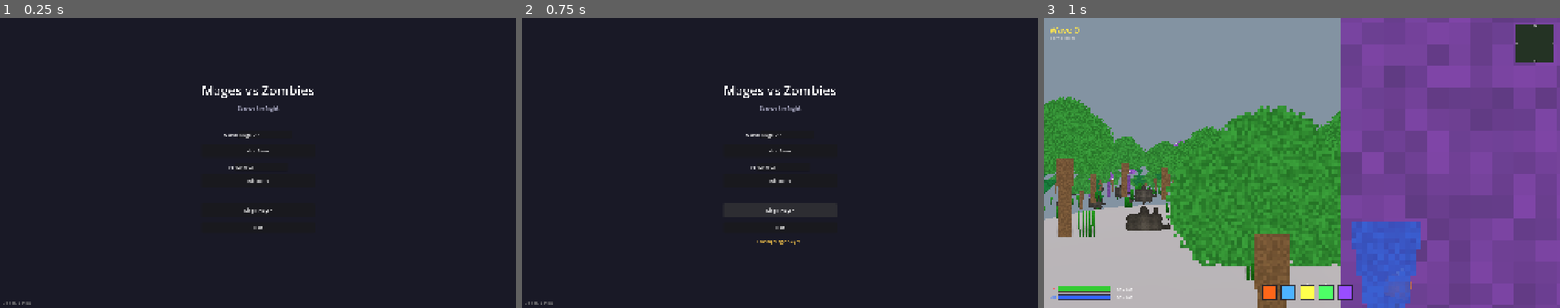
Above: before the commit, frames 1-3 (left to right).
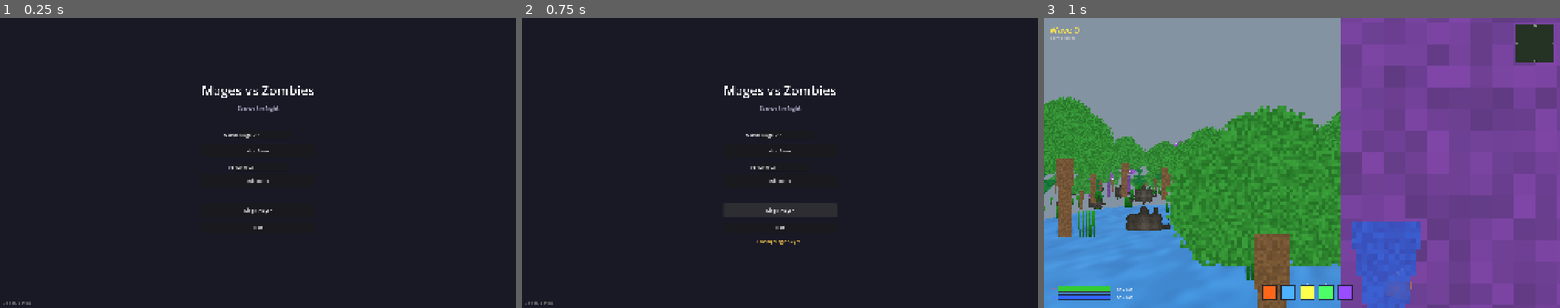
Above: after the commit, the same moments.

Repository: ruapotato/Mages-vs-Zombies
Game: Godot game, scene res://scenes/ui/main_menu.tscn
Same seed, same stepped clock (60 frames per second), same inputs: the game is played once before the commit and once after it.
Inputs:
- Up to frame 1 (0.25 s): no input
- Up to frame 2 (0.75 s): click "Single Player" at 0.5 s
- Up to frame 3 (1 s): no input

Frames 1-2 are identical in both runs. In frame 3, 11% of the frame differs, in the area x 0-58%, y 64-100%.

Commit message:
Implement biome texture system like Hamberg for perfect terrain coloring
This follows the exact same approach as Hamberg:
- terrain_world.gd generates a 256x256 biome texture that follows the player
- Texture encodes biome data in RGB: R=primary, G=secondary, B=blend weight
- Texture is regenerated when player moves >64 world units
- Shader samples from texture for perfect alignment with GDScript biome boundaries

The shader now:
- Uses biome_texture uniform sampled at world XZ position
- Decodes primary/secondary biome indices from R/G channels
- Blends between biomes using B channel weight
- Falls back to valley biome outside texture bounds

This ensures terrain colors match biome boundaries exactly, since both use
the same FastNoiseLite-based biome calculation in GDScript.

🤖 Generated with [Claude Code](https://claude.com/claude-code)

Co-Authored-By: Claude Opus 4.5 <noreply@anthropic.com>

Diff:
--- a/scripts/terrain/terrain_world.gd
+++ b/scripts/terrain/terrain_world.gd
@@ -28,6 +28,15 @@
 
 # LOD distances (in chunks from player)
 const LOD_DISTANCES: Array = [4, 8, 12]  # Increased LOD distances
+
+# Biome texture system - follows the player for perfect shader alignment
+const BIOME_TEXTURE_SIZE: int = 256  # Pixels (256x256 texture)
+const BIOME_TEXTURE_WORLD_SIZE: float = 512.0  # World units covered by texture
+const BIOME_TEXTURE_UPDATE_THRESHOLD: float = 64.0  # Regenerate when player moves this far
+
+var biome_texture: ImageTexture = null
+var biome_texture_center: Vector2 = Vector2.ZERO
+var biome_texture_last_update_pos: Vector2 = Vector2.ZERO
 
 # State
 var is_initialized: bool = false
@@ -81,6 +90,7 @@
 		var mat = ShaderMaterial.new()
 		mat.shader = shader
 		mat.set_shader_parameter("world_seed", world_seed)
+		mat.set_shader_parameter("biome_texture_size", BIOME_TEXTURE_WORLD_SIZE)
 		terrain_material = mat
 		print("[TerrainWorld] Using terrain shader material (seed: %d)" % world_seed)
 	else:
@@ -92,6 +102,75 @@
 		print("[TerrainWorld] Using fallback terrain material")
 
 
+## Generate biome texture centered at a world position
+## Stores blend information: R=primary biome, G=secondary biome, B=blend weight
+func _generate_biome_texture(center: Vector2) -> void:
+	if not biome_generator:
+		return
+
+	# Create image to store biome blend info (RGB format)
+	var image := Image.create(BIOME_TEXTURE_SIZE, BIOME_TEXTURE_SIZE, false, Image.FORMAT_RGB8)
+
+	# Calculate world units per pixel
+	var units_per_pixel := BIOME_TEXTURE_WORLD_SIZE / float(BIOME_TEXTURE_SIZE)
+
+	# Calculate starting corner
+	var start_x := center.x - (BIOME_TEXTURE_WORLD_SIZE * 0.5)
+	var start_z := center.y - (BIOME_TEXTURE_WORLD_SIZE * 0.5)
+
+	# Sample biome at each pixel
+	for py in BIOME_TEXTURE_SIZE:
+		for px in BIOME_TEXTURE_SIZE:
+			var world_x := start_x + (px * units_per_pixel)
+			var world_z := start_z + (py * units_per_pixel)
+			var world_pos := Vector2(world_x, world_z)
+
+			# Get blend weights for smooth transitions
+			var blend_weights: Array = biome_generator._get_biome_blend_weights(world_pos)
+
+			# Extract primary and secondary biome with blend weight
+			var primary_idx: int = 0
+			var secondary_idx: int = 0
+			var blend_weight: float = 0.0
+
+			if blend_weights.size() >= 1 and blend_weights[0] is Array and blend_weights[0].size() >= 2:
+				primary_idx = blend_weights[0][0]
+			if blend_weights.size() >= 2 and blend_weights[1] is Array and blend_weights[1].size() >= 2:
+				secondary_idx = blend_weights[1][0]
+				blend_weight = blend_weights[1][1]  # Weight of secondary biome
+
+			# Store in RGB: R=primary (0-6 -> 0-0.857), G=secondary, B=blend weight
+			var r := float(primary_idx) / 7.0
+			var g := float(secondary_idx) / 7.0
+			var b := blend_weight
+			image.set_pixel(px, py, Color(r, g, b, 1.0))
+
+	# Create or update texture
+	if biome_texture == null:
+		biome_texture = ImageTexture.create_from_image(image)
+	else:
+		biome_texture.update(image)
+
+	biome_texture_center = center
+	biome_texture_last_update_pos = center
+
+	# Update shader parameters
+	if terrain_material is ShaderMaterial:
+		var shader_mat: ShaderMaterial = terrain_material as ShaderMaterial
+		shader_mat.set_shader_parameter("biome_texture", biome_texture)
+		shader_mat.set_shader_parameter("biome_texture_center", biome_texture_center)
+
+
+## Update biome texture if player has moved far enough
+func _update_biome_texture_for_player(player_pos: Vector3) -> void:
+	var player_xz := Vector2(player_pos.x, player_pos.z)
+	var distance_moved := player_xz.distance_to(biome_texture_last_update_pos)
+
+	# Regenerate texture if player moved far enough
+	if biome_texture == null or distance_moved > BIOME_TEXTURE_UPDATE_THRESHOLD:
+		_generate_biome_texture(player_xz)
+
+
 func _process(delta: float) -> void:
 	if not is_initialized:
 		return
@@ -112,10 +191,11 @@
 	# Apply completed mesh results on main thread
 	_apply_completed_meshes()
 
-	# Update chunks around players
+	# Update chunks around players and biome texture
 	for player in tracked_players:
 		if is_instance_valid(player):
 			_update_chunks_around_position(player.global_position)
+			_update_biome_texture_for_player(player.global_position)
 
 
 ## Add a player to track for chunk loading
--- a/shaders/terrain_material.gdshader
+++ b/shaders/terrain_material.gdshader
@@ -1,21 +1,19 @@
 shader_type spatial;
 
 // Terrain shader with biome-based colors and slope detection
-// Biome is calculated from world position using noise that matches GDScript FastNoiseLite
-
-// World seed for biome calculation
+// Uses dynamic biome texture that follows the player for perfect alignment
+// The texture is generated by GDScript using FastNoiseLite and updated as player moves
+
 uniform int world_seed = 12345;
 
 // Slope thresholds
 uniform float slope_rock_start : hint_range(0.0, 1.0) = 0.6;
 uniform float slope_rock_full : hint_range(0.0, 1.0) = 0.8;
 
-// Zone radii for biome difficulty - MUST match terrain_biome_generator.gd
-const float SPAWN_VALLEY_RADIUS = 25.0;
-const float SAFE_ZONE_RADIUS = 1250.0;
-const float MID_ZONE_RADIUS = 2500.0;
-const float DANGER_ZONE_RADIUS = 3750.0;
-const float EXTREME_ZONE_RADIUS = 5000.0;
+// Dynamic biome texture system - follows the player
+uniform sampler2D biome_texture : hint_default_black, filter_linear, repeat_disable;
+uniform vec2 biome_texture_center = vec2(0.0, 0.0);  // World position of texture center
+uniform float biome_texture_size = 512.0;  // World units covered by the texture
 
 // ========== BIOME COLORS (Fantasy bright colors - matching Hamberg) ==========
 
@@ -53,57 +51,6 @@
 const vec3 HELL_GROUND = vec3(0.9, 0.2, 0.1);
 const vec3 HELL_GROUND_DARK = vec3(0.7, 0.1, 0.05);
 const vec3 HELL_ROCK = vec3(0.3, 0.12, 0.08);
-
-// ========== NOISE FUNCTIONS ==========
-// These approximate FastNoiseLite Simplex Smooth with FBM
-
-// Permutation table for gradient noise
-vec3 mod289(vec3 x) { return x - floor(x * (1.0 / 289.0)) * 289.0; }
-vec4 mod289(vec4 x) { return x - floor(x * (1.0 / 289.0)) * 289.0; }
-vec4 permute(vec4 x) { return mod289(((x * 34.0) + 1.0) * x); }
-vec4 taylorInvSqrt(vec4 r) { return 1.79284291400159 - 0.85373472095314 * r; }
-
-// Simplex 2D noise - close approximation to FastNoiseLite TYPE_SIMPLEX_SMOOTH
-float simplex2D(vec2 v) {
-	const vec4 C = vec4(0.211324865405187, 0.366025403784439,
-					   -0.577350269189626, 0.024390243902439);
-	vec2 i = floor(v + dot(v, C.yy));
-	vec2 x0 = v - i + dot(i, C.xx);
-	vec2 i1;
-	i1 = (x0.x > x0.y) ? vec2(1.0, 0.0) : vec2(0.0, 1.0);
-	vec4 x12 = x0.xyxy + C.xxzz;
-	x12.xy -= i1;
-	i = mod289(vec3(i, 0.0)).xy;
-	vec3 p = permute(permute(i.y + vec3(0.0, i1.y, 1.0)) + i.x + vec3(0.0, i1.x, 1.0));
-	vec3 m = max(0.5 - vec3(dot(x0, x0), dot(x12.xy, x12.xy), dot(x12.zw, x12.zw)), 0.0);
-	m = m * m;
-	m = m * m;
-	vec3 x = 2.0 * fract(p * C.www) - 1.0;
-	vec3 h = abs(x) - 0.5;
-	vec3 ox = floor(x + 0.5);
-	vec3 a0 = x - ox;
-	m *= 1.79284291400159 - 0.85373472095314 * (a0 * a0 + h * h);
-	vec3 g;
-	g.x = a0.x * x0.x + h.x * x0.y;
-	g.yz = a0.yz * x12.xz + h.yz * x12.yw;
-	return 130.0 * dot(m, g);
-}
-
-// FBM (Fractal Brownian Motion) - matches FastNoiseLite FBM with 3 octaves
-float fbm3(vec2 p, float seed) {
-	float value = 0.0;
-	float amplitude = 1.0;
-	float frequency = 1.0;
-	float lacunarity = 2.0;
-	float gain = 0.5;
-
-	for (int i = 0; i < 3; i++) {
-		value += amplitude * simplex2D(p * frequency + seed);
-		amplitude *= gain;
-		frequency *= lacunarity;
-	}
-	return value;
-}
 
 // Simple hash for color variation
 float hash(vec2 p) {
@@ -124,121 +71,75 @@
 	return mix(mix(a, b, f.x), mix(c, d, f.x), f.y);
 }
 
-// ========== BIOME CALCULATION - Matches terrain_biome_generator.gd exactly ==========
-
-int get_biome_at_position(vec2 world_xz, float seed) {
-	float distance = length(world_xz);
-
-	// Force valley near spawn - MUST match GDScript
-	if (distance < SPAWN_VALLEY_RADIUS) {
-		return 0;
+// Get grass color for biome index
+vec3 get_biome_grass_color(int biome) {
+	if (biome == 0) return VALLEY_GRASS;
+	else if (biome == 1) return FOREST_GRASS;
+	else if (biome == 2) return SWAMP_GRASS;
+	else if (biome == 3) return MOUNTAIN_GRASS;
+	else if (biome == 4) return DESERT_SAND;
+	else if (biome == 5) return WIZARD_GRASS;
+	else if (biome == 6) return HELL_GROUND;
+	return VALLEY_GRASS;
+}
+
+// Get grass dark color for biome index
+vec3 get_biome_grass_dark_color(int biome) {
+	if (biome == 0) return VALLEY_GRASS_DARK;
+	else if (biome == 1) return FOREST_GRASS_DARK;
+	else if (biome == 2) return SWAMP_GRASS_DARK;
+	else if (biome == 3) return MOUNTAIN_GRASS_DARK;
+	else if (biome == 4) return DESERT_SAND_DARK;
+	else if (biome == 5) return WIZARD_GRASS_DARK;
+	else if (biome == 6) return HELL_GROUND_DARK;
+	return VALLEY_GRASS_DARK;
+}
+
+// Get rock color for biome index
+vec3 get_biome_rock_color(int biome) {
+	if (biome == 0) return VALLEY_ROCK;
+	else if (biome == 1) return FOREST_ROCK;
+	else if (biome == 2) return SWAMP_ROCK;
+	else if (biome == 3) return MOUNTAIN_ROCK;
+	else if (biome == 4) return DESERT_ROCK;
+	else if (biome == 5) return WIZARD_ROCK;
+	else if (biome == 6) return HELL_ROCK;
+	return VALLEY_ROCK;
+}
+
+// Biome blend info structure
+struct BiomeBlendInfo {
+	int primary_biome;
+	int secondary_biome;
+	float blend_weight;
+	bool valid;
+};
+
+// Sample biome blend info from dynamic texture (follows player, generated by GDScript)
+BiomeBlendInfo sample_biome_blend_from_texture(vec2 xz_pos) {
+	BiomeBlendInfo info;
+	info.valid = false;
+	info.primary_biome = 0;
+	info.secondary_biome = 0;
+	info.blend_weight = 0.0;
+
+	// Calculate UV coordinates relative to texture center
+	vec2 offset = xz_pos - biome_texture_center;
+	vec2 uv = (offset / biome_texture_size) + 0.5;  // 0-1 range, centered
+
+	// Clamp to texture bounds - outside the texture, fall back to default
+	if (uv.x < 0.0 || uv.x > 1.0 || uv.y < 0.0 || uv.y > 1.0) {
+		return info;  // Signal to use fallback
 	}
 
-	// Domain warping for organic shapes - matches biome_warp_x/z in GDScript
-	// GDScript uses frequency 0.002, TYPE_PERLIN, 2 octaves
-	float warp_strength = 200.0;
-	float warp_freq = 0.002;
-	float warp_x = simplex2D(world_xz * warp_freq + seed + 200.0) * warp_strength;
-	float warp_z = simplex2D(world_xz * warp_freq + seed + 201.0) * warp_strength;
-
-	vec2 warped_pos = world_xz + vec2(warp_x, warp_z);
-
-	// Sample biome noise - matches biome_noise in GDScript
-	// GDScript uses frequency 0.0032, TYPE_SIMPLEX_SMOOTH, FBM 3 octaves
-	float biome_freq = 0.0032;
-	float biome_value = fbm3(warped_pos * biome_freq, seed + 100.0);
-
-	// Sample scale noise - matches biome_scale_noise in GDScript
-	// GDScript uses frequency 0.004, TYPE_SIMPLEX, 2 octaves
-	float scale_freq = 0.004;
-	float scale_value = simplex2D(world_xz * scale_freq + seed + 300.0);
-
-	// Combine - GDScript does: combined_value = biome_value + (scale_value * 0.3)
-	float combined = biome_value + scale_value * 0.3;
-
-	// Normalize to 0-1 range - GDScript does: (combined_value + 1.0) * 0.5
-	float normalized = (combined + 1.0) * 0.5;
-	normalized = clamp(normalized, 0.0, 1.0);
-
-	// Determine difficulty tier based on distance - MUST match GDScript exactly
-	int tier = 0;
-	if (distance < SAFE_ZONE_RADIUS) {
-		tier = 0;
-	} else if (distance < MID_ZONE_RADIUS) {
-		tier = 1;
-	} else if (distance < DANGER_ZONE_RADIUS) {
-		tier = 2;
-	} else if (distance < EXTREME_ZONE_RADIUS) {
-		tier = 3;
-	} else {
-		tier = 4;
-	}
-
-	// Select biome based on noise value and difficulty tier
-	// MUST match the exact thresholds in terrain_biome_generator.gd _get_biome_index()
-	if (tier == 0) {
-		// Safe zone - valley and forest only
-		if (normalized < 0.5) return 0;  // valley
-		else return 1;  // forest
-	} else if (tier == 1) {
-		// Mid zone - more variety
-		if (normalized < 0.25) return 0;      // valley
-		else if (normalized < 0.5) return 1;  // forest
-		else if (normalized < 0.75) return 2; // swamp
-		else return 4;                         // desert
-	} else if (tier == 2) {
-		// Danger zone - mountains and wizardland appear
-		if (normalized < 0.15) return 1;      // forest
-		else if (normalized < 0.3) return 2;  // swamp
-		else if (normalized < 0.5) return 4;  // desert
-		else if (normalized < 0.7) return 3;  // mountain
-		else if (normalized < 0.9) return 5;  // wizardland
-		else return 6;                         // hell
-	} else if (tier == 3) {
-		// Extreme zone - heavy hell presence
-		if (normalized < 0.15) return 4;      // desert
-		else if (normalized < 0.3) return 3;  // mountain
-		else if (normalized < 0.45) return 5; // wizardland
-		else return 6;                         // hell
-	} else {
-		// Beyond extreme - mostly pure hell
-		if (normalized < 0.15) return 3;      // mountain
-		else if (normalized < 0.25) return 5; // wizardland
-		else return 6;                         // hell
-	}
-}
-
-// Get grass colors for biome
-void get_biome_colors(int biome, out vec3 grass, out vec3 grass_dark, out vec3 rock) {
-	if (biome == 0) { // Valley
-		grass = VALLEY_GRASS;
-		grass_dark = VALLEY_GRASS_DARK;
-		rock = VALLEY_ROCK;
-	} else if (biome == 1) { // Dark Forest
-		grass = FOREST_GRASS;
-		grass_dark = FOREST_GRASS_DARK;
-		rock = FOREST_ROCK;
-	} else if (biome == 2) { // Swamp
-		grass = SWAMP_GRASS;
-		grass_dark = SWAMP_GRASS_DARK;
-		rock = SWAMP_ROCK;
-	} else if (biome == 3) { // Mountain
-		grass = MOUNTAIN_GRASS;
-		grass_dark = MOUNTAIN_GRASS_DARK;
-		rock = MOUNTAIN_ROCK;
-	} else if (biome == 4) { // Desert
-		grass = DESERT_SAND;
-		grass_dark = DESERT_SAND_DARK;
-		rock = DESERT_ROCK;
-	} else if (biome == 5) { // Wizardland
-		grass = WIZARD_GRASS;
-		grass_dark = WIZARD_GRASS_DARK;
-		rock = WIZARD_ROCK;
-	} else { // Hell (6)
-		grass = HELL_GROUND;
-		grass_dark = HELL_GROUND_DARK;
-		rock = HELL_ROCK;
-	}
+	// Sample texture - R=primary biome, G=secondary biome, B=blend weight
+	vec3 tex_data = texture(biome_texture, uv).rgb;
+	info.primary_biome = int(tex_data.r * 7.0 + 0.5);
+	info.secondary_biome = int(tex_data.g * 7.0 + 0.5);
+	info.blend_weight = tex_data.b;
+	info.valid = true;
+
+	return info;
 }
 
 void fragment() {
@@ -249,12 +150,39 @@
 	// Get slope from normal (0 = flat, 1 = vertical)
 	float slope = 1.0 - abs(NORMAL.y);
 
-	// Calculate biome from world position
-	int biome = get_biome_at_position(world_xz, float(world_seed));
-
-	// Get biome colors
-	vec3 grass_color, grass_dark_color, rock_color;
-	get_biome_colors(biome, grass_color, grass_dark_color, rock_color);
+	// Try to get biome blend info from dynamic texture (perfect alignment)
+	BiomeBlendInfo blend_info = sample_biome_blend_from_texture(world_xz);
+
+	vec3 grass_color;
+	vec3 grass_dark_color;
+	vec3 rock_color;
+
+	if (blend_info.valid) {
+		// Get colors for primary biome
+		vec3 primary_grass = get_biome_grass_color(blend_info.primary_biome);
+		vec3 primary_grass_dark = get_biome_grass_dark_color(blend_info.primary_biome);
+		vec3 primary_rock = get_biome_rock_color(blend_info.primary_biome);
+
+		// Blend with secondary biome if weight > 0
+		if (blend_info.blend_weight > 0.001) {
+			vec3 secondary_grass = get_biome_grass_color(blend_info.secondary_biome);
+			vec3 secondary_grass_dark = get_biome_grass_dark_color(blend_info.secondary_biome);
+			vec3 secondary_rock = get_biome_rock_color(blend_info.secondary_biome);
+
+			grass_color = mix(primary_grass, secondary_grass, blend_info.blend_weight);
+			grass_dark_color = mix(primary_grass_dark, secondary_grass_dark, blend_info.blend_weight);
+			rock_color = mix(primary_rock, secondary_rock, blend_info.blend_weight);
+		} else {
+			grass_color = primary_grass;
+			grass_dark_color = primary_grass_dark;
+			rock_color = primary_rock;
+		}
+	} else {
+		// Fallback to valley if outside texture bounds
+		grass_color = VALLEY_GRASS;
+		grass_dark_color = VALLEY_GRASS_DARK;
+		rock_color = VALLEY_ROCK;
+	}
 
 	// Add noise-based variation to grass
 	float grass_noise = noise2D(world_xz * 0.1);
@@ -288,7 +216,7 @@
 	ROUGHNESS = mix(0.85, 0.95, rock_blend);
 
 	// Subtle specular for wet swamp
-	if (biome == 2) {
+	if (blend_info.valid && blend_info.primary_biome == 2) {
 		ROUGHNESS = mix(0.7, 0.9, rock_blend);
 	}
 }
